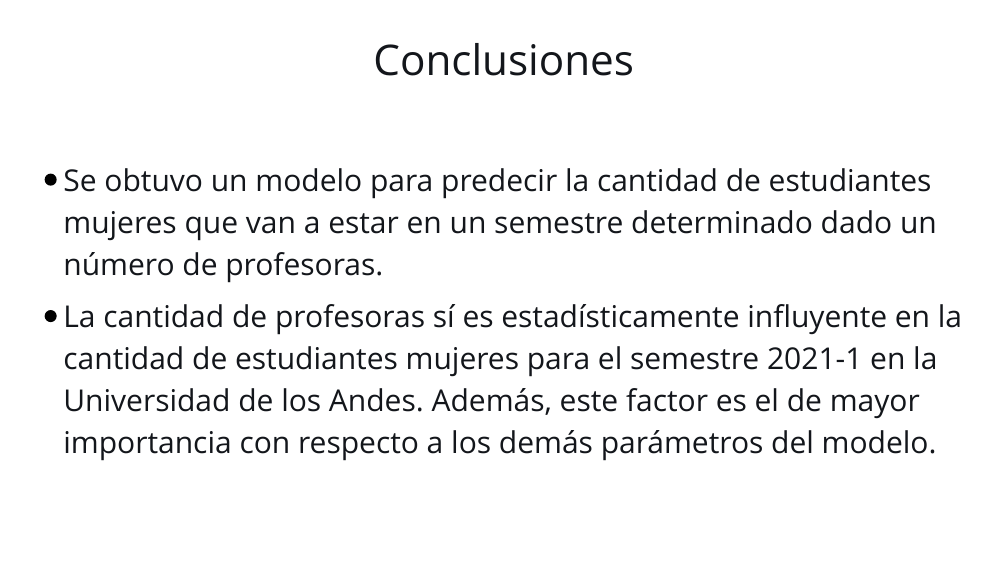
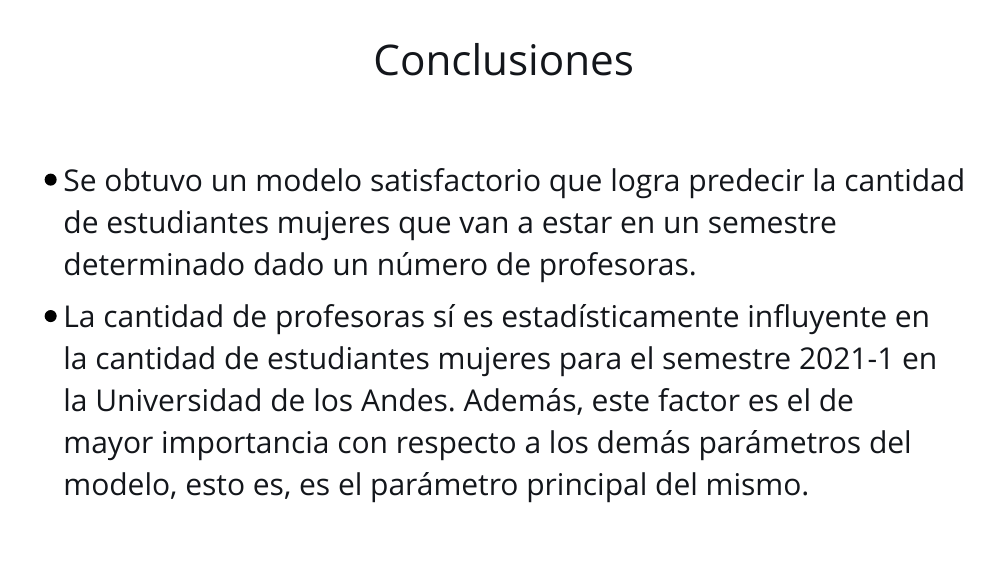
Before and after one commit to dfdiazc/IntroCienciaDatos3, a slide deck: slide 9 of presentation.pptx. Drawn at 1008x567 pixels with LibreOffice and Linux fonts; fonts in the diff are those of the drawing. Boxes give left, top, right and bottom in pixels: in the first picture for what was removed or moved away, otherwise in the second. Text is boxed around its words. In the diff, an @@ line names an element or a change of style, - is before the commit and + after.

```diff
--- a/presentation.pptx
+++ b/presentation.pptx
@@ text at [63, 168, 965, 283]: text changed @@
-Se obtuvo un modelo para predecir la cantidad de estudiantes mujeres que van a estar en un semestre determinado dado un número de profesoras.
+Se obtuvo un modelo satisfactorio que logra predecir la cantidad de estudiantes mujeres que van a estar en un semestre determinado dado un número de profesoras.
@@ text at [63, 304, 937, 503]: text changed @@
-La cantidad de profesoras sí es estadísticamente influyente en la cantidad de estudiantes mujeres para el semestre 2021-1 en la Universidad de los Andes. Además, este factor es el de mayor importancia con respecto a los demás parámetros del modelo.
+La cantidad de profesoras sí es estadísticamente influyente en la cantidad de estudiantes mujeres para el semestre 2021-1 en la Universidad de los Andes. Además, este factor es el de mayor importancia con respecto a los demás parámetros del modelo, esto es, es el parámetro principal del mismo.
```
Also in this commit, not shown: 4 other slides changed, 1 other file.
